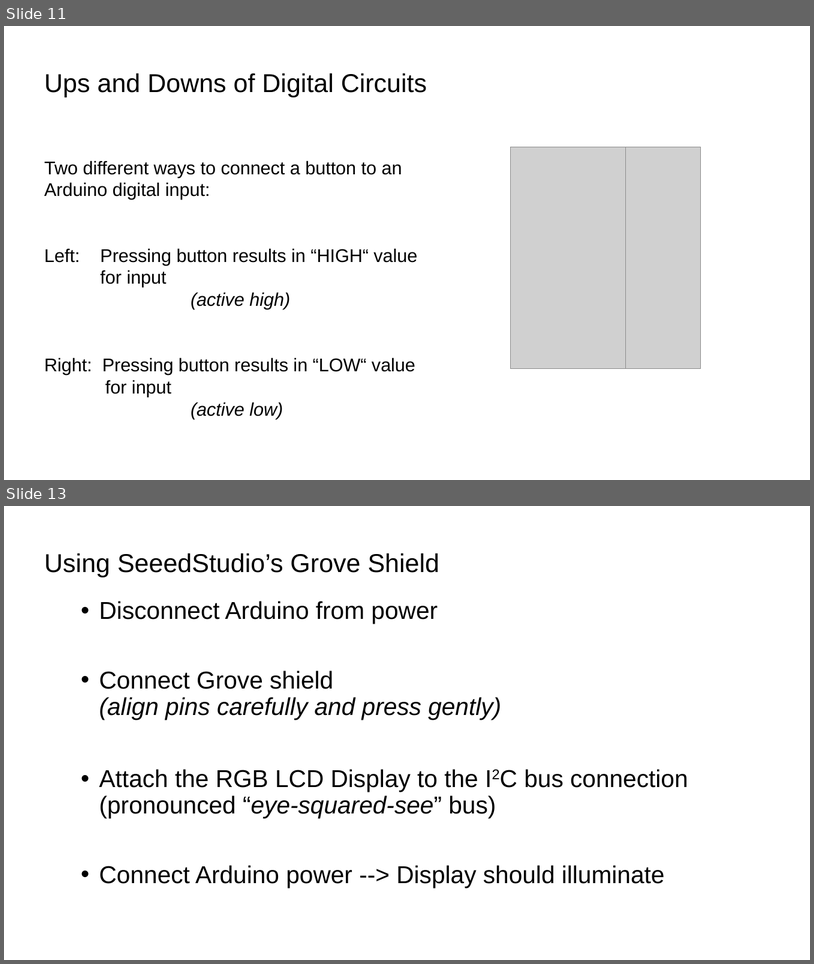
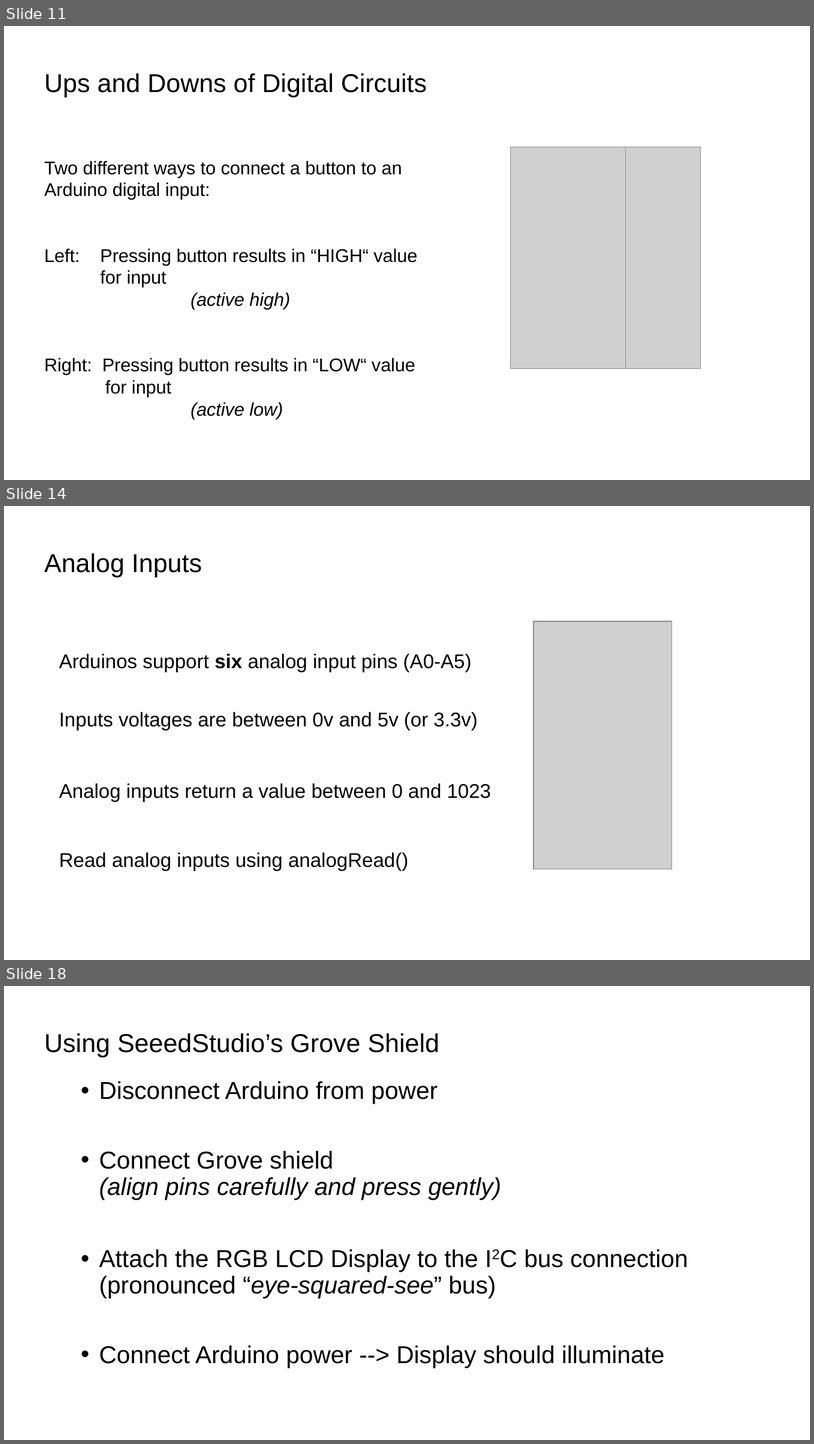
Before and after one commit to bradakelly/ArduinoDevelopmentWorkshop, a slide deck: CourseSlideshow.odp. Shown one above the other, each under a label of ours: slides 11 and 13 before the commit, slides 11, 14 and 18 after it; the slides between them are not shown. The pictures are 814x964 and 814x1444 pixels, drawn with LibreOffice and Linux fonts; fonts in the diff are those of the drawing; grey boxes stand for pictures; background and template pictures are left out. Boxes give left, top, right and bottom in pixels: in the first picture for what was removed or moved away, otherwise in the second. Text is boxed around its words. In the diff, an @@ line names an element or a change of style, - is before the commit and + after.

Commit message:
ADded schematics and analog input slides

```diff
--- a/CourseSlideshow.odp
+++ b/CourseSlideshow.odp
@@ slide 14 added at [4,506,810,960], background picture (left out) @@
@@ title added at [44,553,202,577], 25.4 pt, text #000000 @@
+Analog Inputs
@@ picture added at [534,621,672,869] @@
@@ text added at [59,654,492,871], 19.5 pt, text #000000 @@
+Arduinos support six analog input pins (A0-A5)
+Inputs voltages are between 0v and 5v (or 3.3v)
+Analog inputs return a value between 0 and 1023
+Read analog inputs using analogRead()
@@ what was slide 13 is now slide 18 @@
```
Also in this commit, not shown: 5 slides changed, 4 other slides added.
